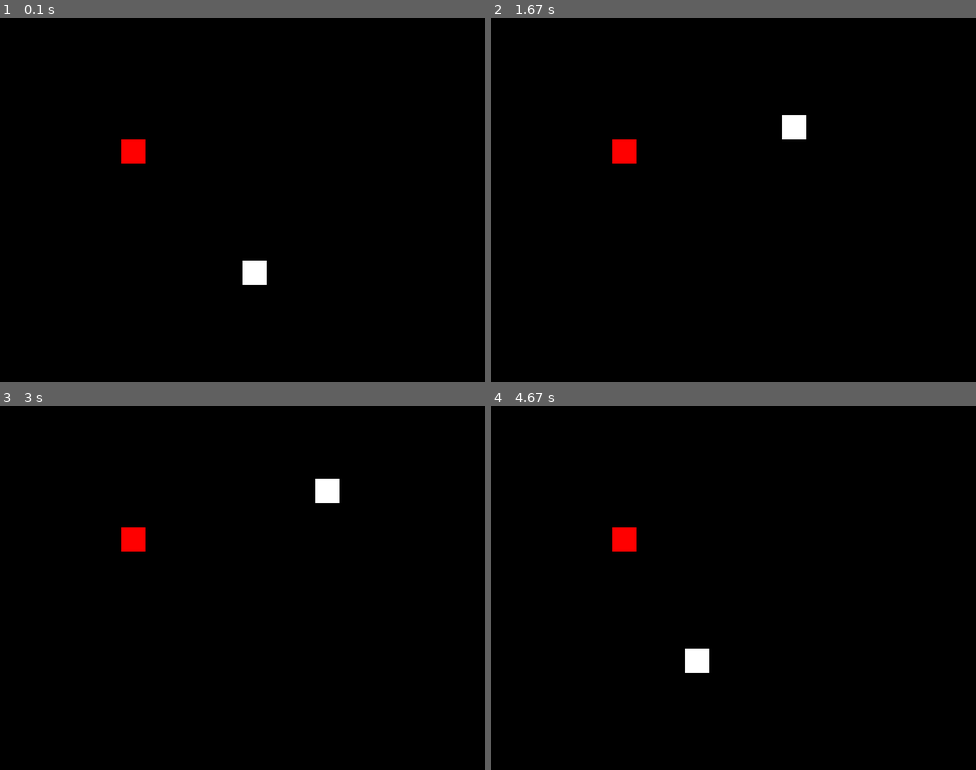
Above: before the commit, frames 1-4 (two rows, left to right).
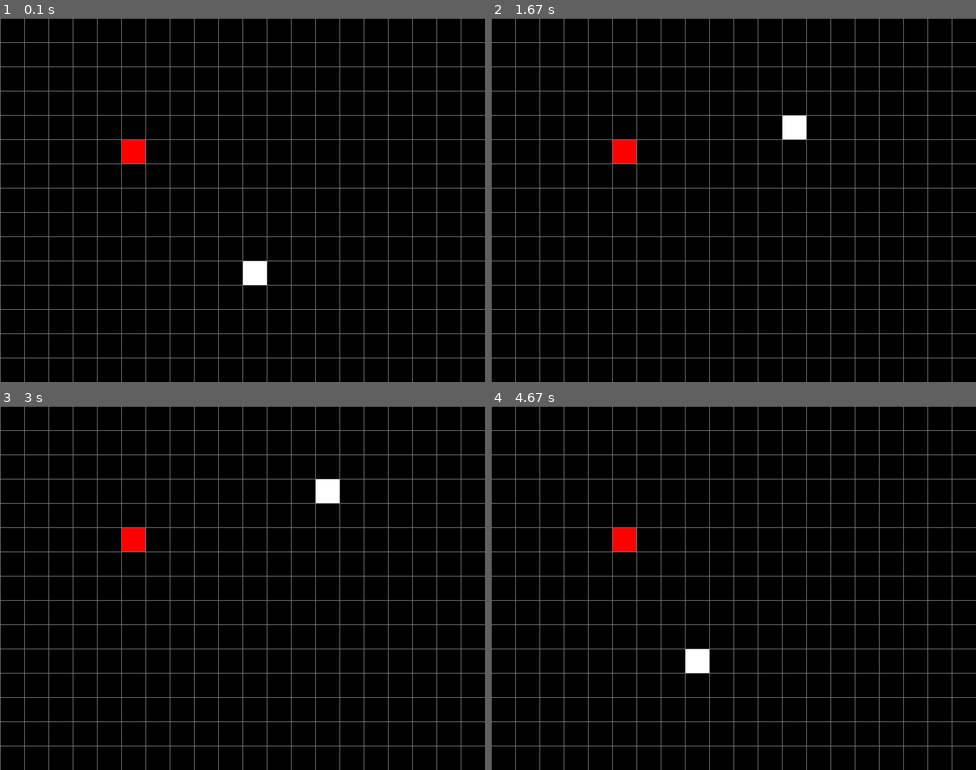
Above: after the commit, the same moments.

Repository: seinokoula/Python_snake_A3
Game: pygame game, started from pygame-1.py
Two runs of this game, one before a commit and one after it. Both use one fixed random seed, a clock stepped at 60 frames per second and the inputs below.
Inputs:
- Up to frame 1 (0.1 s): no input
- Up to frame 2 (1.67 s): tap Enter at 0.33 s; hold Right 0.67-1.13 s; hold Up 1.17-1.63 s
- Up to frame 3 (3 s): hold Right 1.67-2.2 s; hold Left 2.23-2.78 s; tap Y at 2.82 s
- Up to frame 4 (4.67 s): hold Down 3.48-4.03 s; hold Left 4.07-4.62 s; hold Up from 4.65 s (still down)

The runs differ from the first frame. In frame 1, 4.9% of the frame differs, in the area x 0-100%, y 0-100%; in frame 2, 4.9%; in frame 3, 4.9%; in frame 4, 4.9%.

Commit message:
:construction: grid and WIP for speed of snake and restart game

Diff:
--- a/pygame-1.py
+++ b/pygame-1.py
@@ -1,11 +1,9 @@
 import sys
 import pygame
-import random
-import time
+
 
 from snake import Snake
 from food import Food
-
 
 pygame.init()
 screen = pygame.display.set_mode((800, 600))
@@ -13,21 +11,19 @@
 
 BLACK = (0, 0, 0)
 WHITE = (255, 255, 255)
+GREY = (128, 128, 128)
 RED = (255, 0, 0)
 BLUE = (0, 0, 255)
 
 clock = pygame.time.Clock()
 snake = Snake(10, 10, 'up')
 food = Food(5, 5)
-speed = 10
+speed = 5
 
 
 while True:
     for event in pygame.event.get():
-        if event.type == pygame.QUIT:
-            pygame.quit()
-            sys.exit()
-        elif event.type == pygame.KEYDOWN:
+        if event.type == pygame.KEYDOWN:
             if event.key == pygame.K_ESCAPE:
                 pygame.quit()
                 sys.exit()
@@ -46,6 +42,12 @@
             elif event.key == pygame.K_n:
                 pygame.quit()
                 sys.exit()
+            elif snake.length > 1:
+                speed += 1
+            elif snake.length > 2:
+                speed += 2
+            elif snake.length > 3:
+                speed += 3
 
     screen.fill(BLACK)
 
@@ -55,6 +57,11 @@
     pygame.draw.rect(screen, RED, pygame.Rect(
         food.x * 40, food.y * 40, 40, 40))
 
+    for i in range(21):
+        pygame.draw.line(screen, GREY, (i * 40, 0), (i * 40, 600))
+    for i in range(16):
+        pygame.draw.line(screen, GREY, (0, i * 40), (800, i * 40))
+
     snake.check_collision(food)
     if snake.check_wall_collision() or snake.check_self_collision():
         break
@@ -62,13 +69,14 @@
     snake.move()
 
     pygame.display.flip()
+    pygame.display.update()
 
-    clock.tick(5)
+    clock.tick(speed)
 
 font = pygame.font.SysFont('Poppins', 30)
 text = font.render('Score: ' + str(snake.length - 1), True, WHITE)
 text_rect = text.get_rect()
-text_rect.center = (400, 300)
+text_rect.center = (400, 250)
 screen.blit(text, text_rect)
 pygame.display.flip()
 
@@ -77,25 +85,21 @@
     high_score = snake.length - 1
     text = font.render('High Score: ' + str(high_score), True, BLUE)
     text_rect = text.get_rect()
-    text_rect.center = (400, 350)
+    text_rect.center = (400, 300)
     screen.blit(text, text_rect)
     pygame.display.flip()
 
 font = pygame.font.SysFont('Poppins', 30)
-text = font.render('Play Again? (y/n)', True, WHITE)
+text = font.render('Play Again? yes press y and quit press n', True, WHITE)
 text_rect = text.get_rect()
-text_rect.center = (400, 400)
+text_rect.center = (400, 350)
 screen.blit(text, text_rect)
 pygame.display.flip()
 
 while True:
     for event in pygame.event.get():
         if event.type == pygame.KEYDOWN:
-            if event.key == pygame.K_y:
-                snake = Snake(10, 10, 'up')
-                food = Food(5, 5)
-                break
-            elif event.key == pygame.K_n:
+            if event.key == pygame.K_n:
                 pygame.quit()
                 sys.exit()
 
--- a/snake.py
+++ b/snake.py
@@ -33,3 +33,9 @@
         if (self.x, self.y) in self.body[1:]:
             return True
         return False
+
+    def get_head_position(self):
+        return self.x, self.y
+
+    def get_length(self):
+        return self.length
Not shown, changed: README.md
